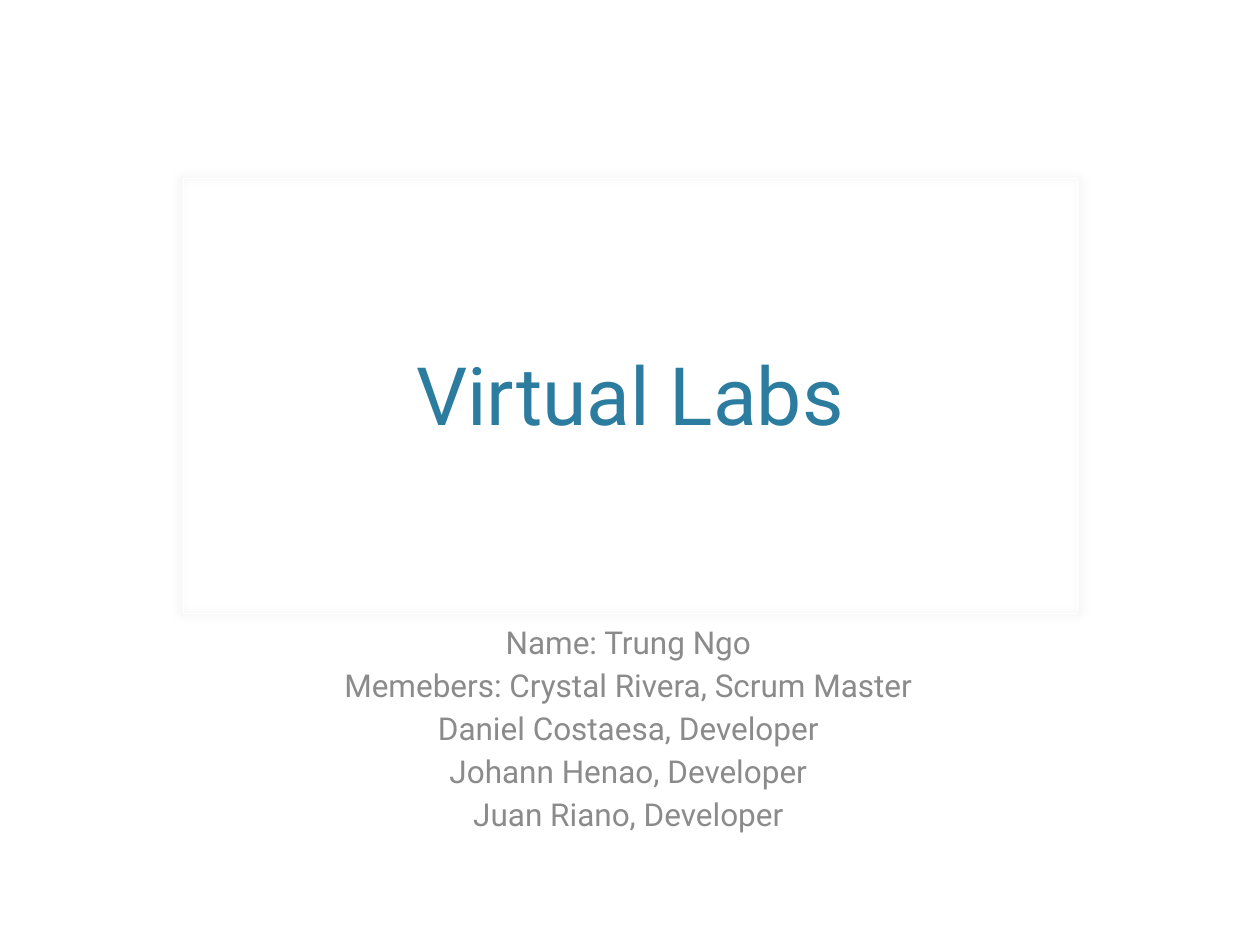
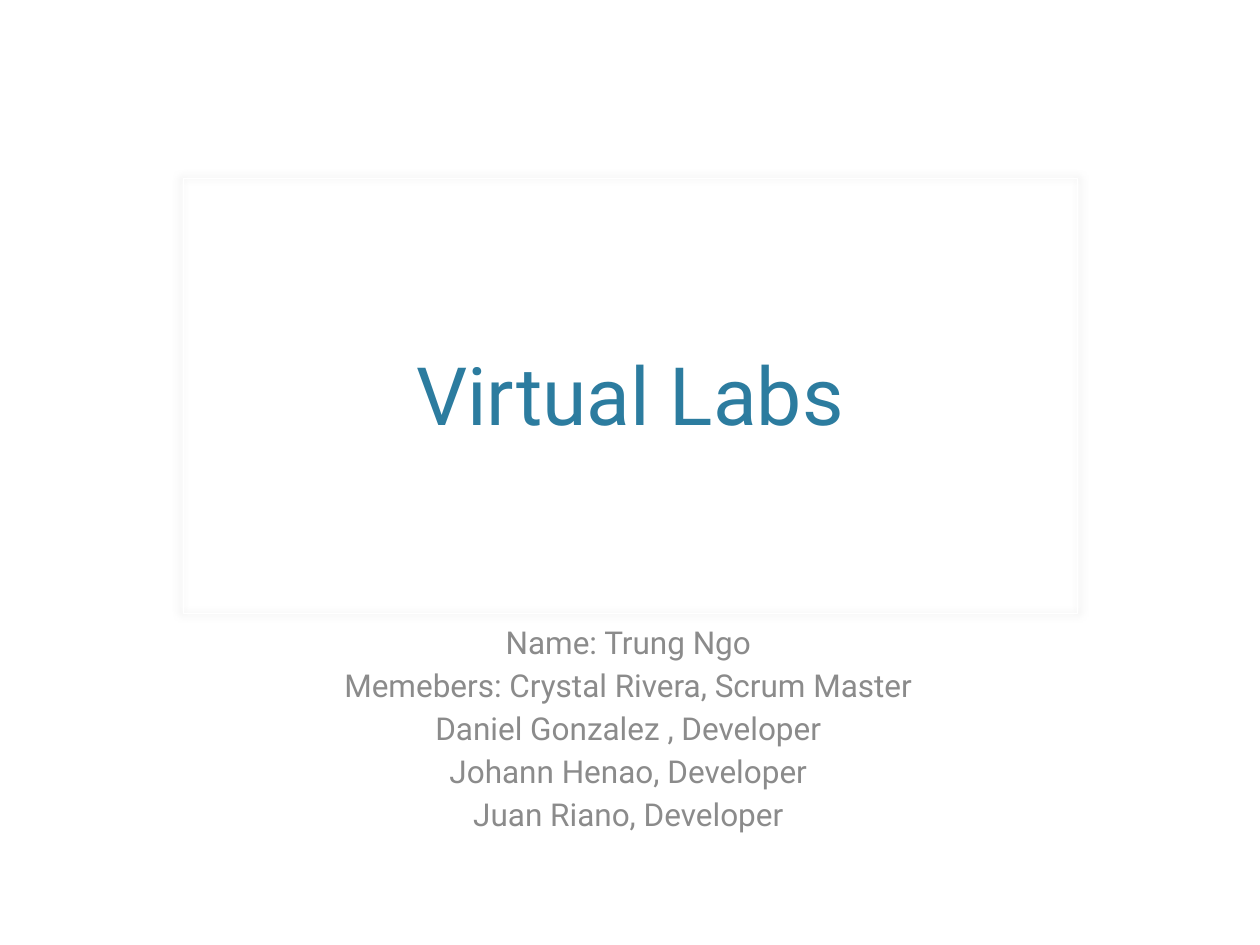
Before and after one commit to FIU-SCIS-Senior-Project-2015-Spring/vLabs, a slide deck: slide 1 of Presentation Slides/TrungNgoFinalPresentaion.pptx. Drawn at 1260x945 pixels with LibreOffice and Linux fonts; fonts in the diff are those of the drawing; background and template pictures are left out. Boxes give left, top, right and bottom in pixels: in the first picture for what was removed or moved away, otherwise in the second. Text is boxed around its words. In the diff, an @@ line names an element or a change of style, - is before the commit and + after.

Commit message:
Minor fix to deliverable, Trung

```diff
--- a/Presentation Slides/TrungNgoFinalPresentaion.pptx
+++ b/Presentation Slides/TrungNgoFinalPresentaion.pptx
@@ subtitle at (435,716,821,747): text changed @@
-Daniel Costaesa, Developer
+Daniel Gonzalez , Developer
```
